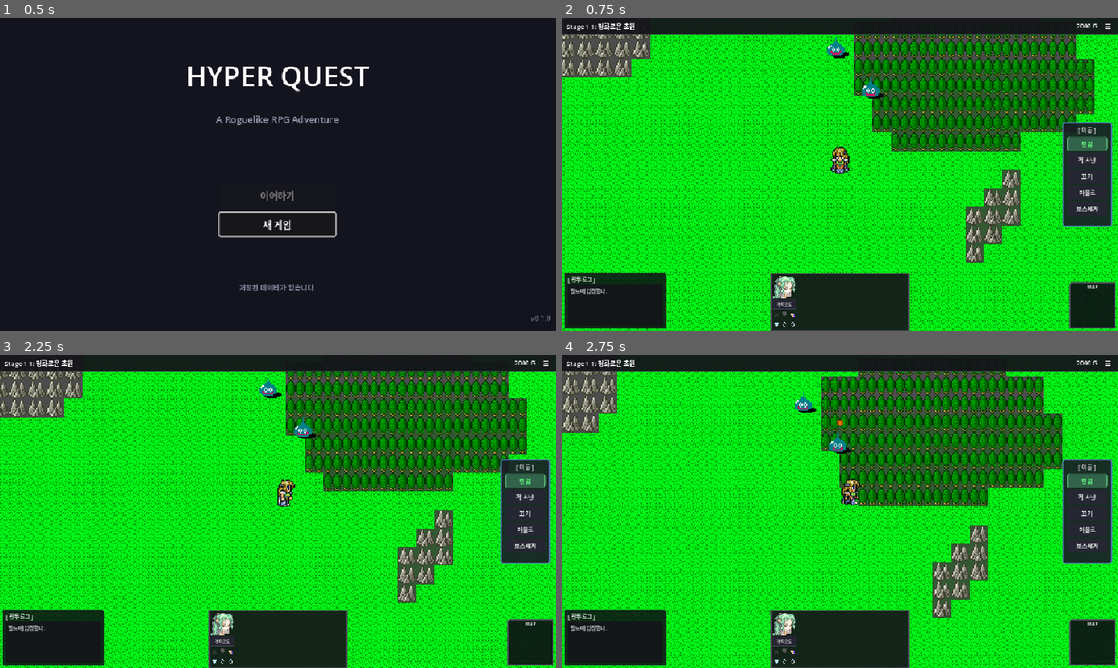
Above: before the commit, frames 1-4 (two rows, left to right).
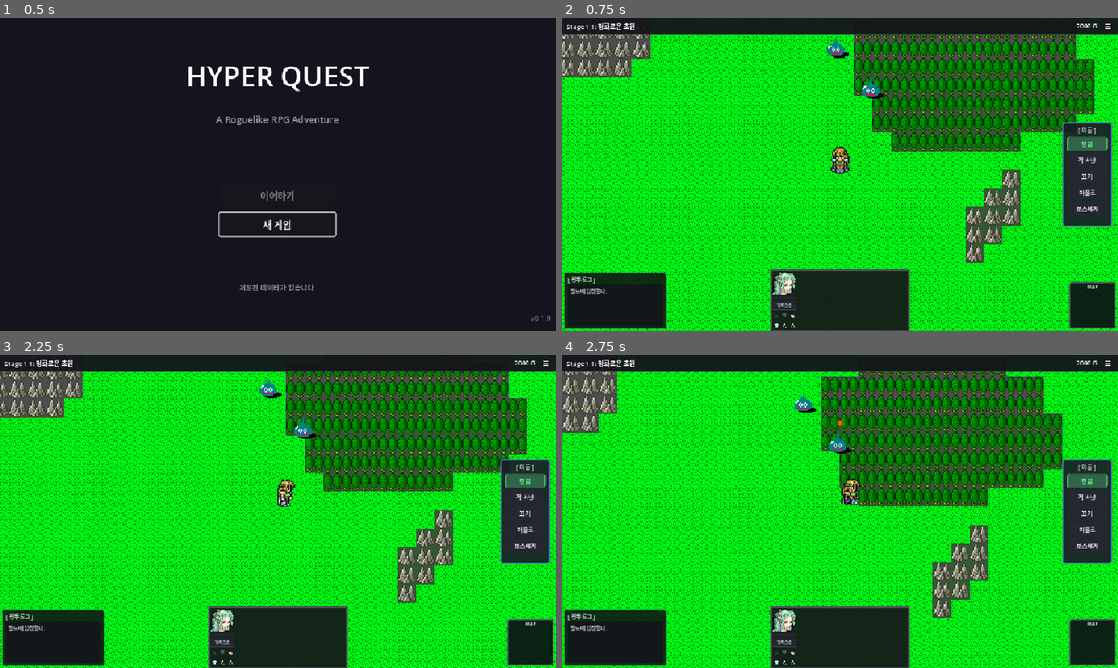
Above: after the commit, the same moments.

Repository: limmmmmmn/Appears-Appears
Game: Godot game, scene res://scenes/main/Main.tscn
Two runs of this game, one before a commit and one after it. Both use one fixed random seed, a clock stepped at 60 frames per second and the inputs below.
Inputs:
- Up to frame 1 (0.5 s): no input
- Up to frame 2 (0.75 s): click "새 게임" at 0.5 s
- Up to frame 3 (2.25 s): click "☰" at 1.25 s; click "게임 계속" at 2 s
- Up to frame 4 (2.75 s): no input

Frame 1 is identical in both runs. In frame 2, 0.8% of the frame differs, in the area x 37-63%, y 80-99%; in frame 3, 0.8%; in frame 4, 0.8%.

Commit message:
feat: ATB 자동 공격 시스템으로 간소화, 파티 패널에 ATB 바 추가
- ATBManager: 선택 UI 제거, ATB 차면 자동으로 적 공격
- BattleEnemy: battle_uid 추가 (전투창 간 적 구분용)
- BottomPartyPanel: 페이스칩 아래 ATB 바 표시 (파란색 -> 금색)

https://claude.ai/code/session_01U1aPvZuUDVGCxTUamMSDP6

Diff:
--- a/scripts/autoload/ATBManager.gd
+++ b/scripts/autoload/ATBManager.gd
@@ -1,13 +1,13 @@
 extends Node
-## ATBManager: 중앙 ATB 관리 시스템
+## ATBManager: 중앙 ATB 관리 시스템 (자동 공격)
 ## - 모든 영웅의 ATB를 중앙에서 관리
 ## - 적 ATB는 각 전투창에서 관리
-## - 영웅 ATB가 차면 스킬/타겟 선택 UI 표시
+## - 영웅 ATB가 차면 자동으로 공격
 
 signal hero_atb_ready(hero: Hero)  # 영웅 ATB 충전 완료
 signal hero_action_completed(hero: Hero)  # 영웅 행동 완료
-signal target_selection_requested(hero: Hero, skill_id: String)  # 타겟 선택 요청
 signal action_executed  # 액션 실행됨
+signal atb_updated  # ATB 업데이트됨 (UI 갱신용)
 
 # ATB 설정
 const ATB_MAX: float = 100.0
@@ -18,13 +18,6 @@
 var hero_atb: Dictionary = {}  # hero_id -> {hero: Hero, atb: float, speed: int}
 var is_paused: bool = false  # 타겟 선택 중 일시정지
 var is_processing_action: bool = false  # 액션 처리 중
-
-# 현재 행동 중인 영웅
-var current_hero: Hero = null
-var current_skill_id: String = ""
-
-# UI 참조
-var action_ui: Control = null
 
 
 func _ready() -> void:
@@ -47,8 +40,6 @@
 	hero_atb.clear()
 	is_paused = false
 	is_processing_action = false
-	current_hero = null
-	current_skill_id = ""
 
 	var heroes := PartyManager.get_alive_heroes()
 	for hero in heroes:
@@ -66,11 +57,6 @@
 	hero_atb.clear()
 	is_paused = false
 	is_processing_action = false
-	current_hero = null
-	current_skill_id = ""
-	if action_ui and is_instance_valid(action_ui):
-		action_ui.queue_free()
-		action_ui = null
 
 
 func get_hero_atb(hero_id: String) -> float:
@@ -80,6 +66,11 @@
 	return 0.0
 
 
+func get_hero_atb_percent(hero_id: String) -> float:
+	## 특정 영웅의 ATB 퍼센트 반환 (0.0 ~ 1.0)
+	return get_hero_atb(hero_id) / ATB_MAX
+
+
 func get_all_hero_atb() -> Dictionary:
 	## 모든 영웅 ATB 반환
 	return hero_atb
@@ -114,184 +105,103 @@
 			highest_atb = data["atb"]
 			ready_hero = hero
 
-	# 준비된 영웅이 있으면 행동 시작
+	# ATB 업데이트 시그널 발송 (UI 갱신용)
+	atb_updated.emit()
+
+	# 준비된 영웅이 있으면 자동 공격
 	if ready_hero != null:
-		_start_hero_action(ready_hero)
-
-
-func _start_hero_action(hero: Hero) -> void:
-	## 영웅 행동 시작 - 스킬 선택 UI 표시
-	is_paused = true
+		_execute_auto_attack(ready_hero)
+
+
+func _execute_auto_attack(hero: Hero) -> void:
+	## 영웅 자동 공격 실행
 	is_processing_action = true
-	current_hero = hero
 
 	# 모든 전투창 일시정지
 	_pause_all_battle_windows(true)
 
-	# 스킬 선택 UI 표시
-	_show_skill_selection_ui(hero)
-
-
-func _show_skill_selection_ui(hero: Hero) -> void:
-	## 스킬 선택 UI 표시
-	if action_ui and is_instance_valid(action_ui):
-		action_ui.queue_free()
-
-	action_ui = _create_skill_selection_ui(hero)
-
-	# CanvasLayer에 추가하여 최상위에 표시
-	var canvas := CanvasLayer.new()
-	canvas.layer = 100
-	canvas.name = "ATBActionUI"
-	get_tree().root.add_child(canvas)
-	canvas.add_child(action_ui)
-
-
-func _create_skill_selection_ui(hero: Hero) -> Control:
-	## 스킬 선택 UI 생성
-	# CenterContainer로 중앙 정렬
-	var center := CenterContainer.new()
-	center.set_anchors_preset(Control.PRESET_FULL_RECT)
-
-	var panel := PanelContainer.new()
-	panel.custom_minimum_size = Vector2(300, 200)
-
-	var style := StyleBoxFlat.new()
-	style.bg_color = Color(0.1, 0.1, 0.15, 0.95)
-	style.border_color = Color(0.4, 0.6, 0.9)
-	style.set_border_width_all(2)
-	style.set_corner_radius_all(8)
-	panel.add_theme_stylebox_override("panel", style)
-
-	var margin := MarginContainer.new()
-	margin.add_theme_constant_override("margin_left", 15)
-	margin.add_theme_constant_override("margin_right", 15)
-	margin.add_theme_constant_override("margin_top", 15)
-	margin.add_theme_constant_override("margin_bottom", 15)
-	panel.add_child(margin)
-
-	var inner_vbox := VBoxContainer.new()
-	inner_vbox.add_theme_constant_override("separation", 10)
-	margin.add_child(inner_vbox)
-
-	# 제목
-	var title := Label.new()
-	title.text = "⚔️ %s의 턴" % hero.hero_name
-	title.add_theme_font_size_override("font_size", 16)
-	title.horizontal_alignment = HORIZONTAL_ALIGNMENT_CENTER
-	inner_vbox.add_child(title)
-
-	# 구분선
-	var sep := HSeparator.new()
-	inner_vbox.add_child(sep)
-
-	# 스킬 버튼들
-	var skills := hero.get_available_skills()
-	for skill_id in skills:
-		var skill_data: Dictionary = DataManager.get_skill(skill_id)
-		if skill_data.is_empty():
-			continue
-
-		var btn := Button.new()
-		var skill_name: String = skill_data.get("name", skill_id)
-		var cooldown: float = CooldownManager.get_remaining_cooldown(hero.id, skill_id)
-
-		if cooldown > 0:
-			btn.text = "%s (%.1f초)" % [skill_name, cooldown]
-			btn.disabled = true
-		else:
-			btn.text = skill_name
-			btn.pressed.connect(_on_skill_selected.bind(skill_id))
-
-		btn.custom_minimum_size.y = 35
-		inner_vbox.add_child(btn)
-
-	center.add_child(panel)
-	return center
-
-
-func _on_skill_selected(skill_id: String) -> void:
-	## 스킬 선택됨
-	current_skill_id = skill_id
+	# 사용 가능한 스킬 선택
+	var skill_id: String = _select_best_skill(hero)
 	var skill_data: Dictionary = DataManager.get_skill(skill_id)
 	var target_type: String = skill_data.get("target", "single_enemy")
-
-	# UI 제거
-	if action_ui and is_instance_valid(action_ui):
-		var canvas = action_ui.get_parent()
-		action_ui.queue_free()
-		if canvas:
-			canvas.queue_free()
-		action_ui = null
 
 	# 타겟 타입에 따른 처리
 	match target_type:
 		"single_ally":
-			_show_ally_selection_ui()
+			_execute_ally_heal(hero, skill_id)
 		"all_allies":
-			_execute_ally_skill_all()
+			_execute_ally_heal_all(hero, skill_id)
 		"all_enemies":
-			_execute_aoe_skill()
+			_execute_aoe_attack(hero, skill_id)
 		_:  # single_enemy
-			_show_enemy_selection_ui()
-
-
-func _show_enemy_selection_ui() -> void:
-	## 적 선택 UI 표시 (모든 전투창의 적 표시)
-	action_ui = _create_enemy_selection_ui()
-
-	var canvas := CanvasLayer.new()
-	canvas.layer = 100
-	canvas.name = "ATBTargetUI"
-	get_tree().root.add_child(canvas)
-	canvas.add_child(action_ui)
-
-
-func _create_enemy_selection_ui() -> Control:
-	## 적 선택 UI 생성
-	# CenterContainer로 중앙 정렬
-	var center := CenterContainer.new()
-	center.set_anchors_preset(Control.PRESET_FULL_RECT)
-
-	var panel := PanelContainer.new()
-	panel.custom_minimum_size = Vector2(350, 300)
-
-	var style := StyleBoxFlat.new()
-	style.bg_color = Color(0.12, 0.08, 0.08, 0.95)
-	style.border_color = Color(0.9, 0.4, 0.4)
-	style.set_border_width_all(2)
-	style.set_corner_radius_all(8)
-	panel.add_theme_stylebox_override("panel", style)
-
-	var scroll := ScrollContainer.new()
-	scroll.custom_minimum_size = Vector2(330, 280)
-	panel.add_child(scroll)
-
-	var margin := MarginContainer.new()
-	margin.add_theme_constant_override("margin_left", 15)
-	margin.add_theme_constant_override("margin_right", 15)
-	margin.add_theme_constant_override("margin_top", 15)
-	margin.add_theme_constant_override("margin_bottom", 15)
-	margin.size_flags_horizontal = Control.SIZE_EXPAND_FILL
-	scroll.add_child(margin)
-
-	var vbox := VBoxContainer.new()
-	vbox.add_theme_constant_override("separation", 8)
-	vbox.size_flags_horizontal = Control.SIZE_EXPAND_FILL
-	margin.add_child(vbox)
-
-	# 제목
-	var title := Label.new()
-	title.text = "🎯 공격 대상 선택"
-	title.add_theme_font_size_override("font_size", 14)
-	title.horizontal_alignment = HORIZONTAL_ALIGNMENT_CENTER
-	vbox.add_child(title)
-
-	var sep := HSeparator.new()
-	vbox.add_child(sep)
-
-	# 모든 전투창의 적 목록
-	var enemies_found := false
+			await _execute_single_attack(hero, skill_id)
+
+	# 쿨타임 시작
+	CooldownManager.start_cooldown(hero.id, skill_id)
+
+	# ATB 리셋
+	if hero_atb.has(hero.id):
+		hero_atb[hero.id]["atb"] = 0.0
+
+	_finish_action()
+
+
+func _select_best_skill(hero: Hero) -> String:
+	## 사용 가능한 최적 스킬 선택 (쿨타임 체크)
+	var skills := hero.get_available_skills()
+
+	# 힐러 클래스면 아군 체력 체크
+	if hero.class_id in ["cleric"]:
+		var low_hp_ally := _find_low_hp_ally()
+		if low_hp_ally != null:
+			# 힐 스킬 찾기
+			for skill_id in skills:
+				var cooldown: float = CooldownManager.get_remaining_cooldown(hero.id, skill_id)
+				if cooldown > 0:
+					continue
+
+				var skill_data: Dictionary = DataManager.get_skill(skill_id)
+				if skill_data.get("type", "") == "heal":
+					return skill_id
+
+	# 일반 스킬 선택 (쿨타임이 없는 것 중 우선순위)
+	for skill_id in skills:
+		var cooldown: float = CooldownManager.get_remaining_cooldown(hero.id, skill_id)
+		if cooldown <= 0:
+			return skill_id
+
+	# 모두 쿨타임이면 기본 공격
+	return "basic_attack"
+
+
+func _find_low_hp_ally() -> Hero:
+	## HP가 50% 이하인 아군 찾기
+	var heroes := PartyManager.get_alive_heroes()
+	for hero in heroes:
+		var hp_percent: float = float(hero.current_hp) / float(hero.get_max_hp())
+		if hp_percent < 0.5:
+			return hero
+	return null
+
+
+func _execute_single_attack(hero: Hero, skill_id: String) -> void:
+	## 단일 대상 공격 실행
+	# 랜덤 타겟 선택
+	var target_data: Dictionary = _find_random_enemy()
+	if target_data.is_empty():
+		return
+
+	var window: BattleWindow = target_data["window"]
+	var enemy: BattleEnemy = target_data["enemy"]
+
+	# 해당 전투창에서 공격 실행
+	await window.execute_hero_attack(hero, skill_id, enemy)
+
+
+func _find_random_enemy() -> Dictionary:
+	## 모든 전투창에서 랜덤 적 찾기
+	var all_enemies: Array = []
+
 	for battle_id in BattleManager.active_battles:
 		var battle_data: Dictionary = BattleManager.active_battles[battle_id]
 		var window: BattleWindow = battle_data.get("window")
@@ -299,230 +209,71 @@
 			continue
 
 		var enemies: Array = window.get_alive_enemies()
-		if enemies.is_empty():
-			continue
-
-		enemies_found = true
-
-		# 전투창 라벨
-		var window_label := Label.new()
-		window_label.text = "━ 전투창 %d ━" % (battle_id + 1)
-		window_label.add_theme_font_size_override("font_size", 11)
-		window_label.add_theme_color_override("font_color", Color(0.7, 0.7, 0.7))
-		window_label.horizontal_alignment = HORIZONTAL_ALIGNMENT_CENTER
-		vbox.add_child(window_label)
-
-		# 적 버튼들 - battle_id와 enemy의 battle_uid를 저장 (window 참조 대신)
 		for enemy in enemies:
-			var btn := Button.new()
-			var hp_percent: int = int((float(enemy.current_hp) / enemy.max_hp) * 100)
-			btn.text = "%s (HP: %d%%)" % [enemy.enemy_name, hp_percent]
-			btn.custom_minimum_size.y = 32
-			btn.pressed.connect(_on_enemy_selected.bind(battle_id, enemy.battle_uid))
-			vbox.add_child(btn)
-
-	if not enemies_found:
-		var no_enemy := Label.new()
-		no_enemy.text = "공격할 적이 없습니다"
-		no_enemy.horizontal_alignment = HORIZONTAL_ALIGNMENT_CENTER
-		vbox.add_child(no_enemy)
-
-	# 취소 버튼
-	var cancel_sep := HSeparator.new()
-	vbox.add_child(cancel_sep)
-
-	var cancel_btn := Button.new()
-	cancel_btn.text = "취소"
-	cancel_btn.custom_minimum_size.y = 30
-	cancel_btn.pressed.connect(_on_target_selection_cancelled)
-	vbox.add_child(cancel_btn)
-
-	center.add_child(panel)
-	return center
-
-
-func _on_enemy_selected(battle_id: int, enemy_uid: int) -> void:
-	## 적 선택됨 - 공격 실행
-	_cleanup_ui()
-
-	# battle_id로 window 가져오기
-	if not BattleManager.active_battles.has(battle_id):
-		_finish_action()
+			all_enemies.append({"window": window, "enemy": enemy})
+
+	if all_enemies.is_empty():
+		return {}
+
+	return all_enemies[randi() % all_enemies.size()]
+
+
+func _execute_ally_heal(hero: Hero, skill_id: String) -> void:
+	## 아군 힐 (가장 체력 낮은 대상)
+	var target: Hero = _find_lowest_hp_ally()
+	if target == null:
 		return
 
-	var battle_data: Dictionary = BattleManager.active_battles[battle_id]
-	var window: BattleWindow = battle_data.get("window")
-	if window == null or not is_instance_valid(window):
-		_finish_action()
-		return
-
-	# enemy_uid로 적 찾기
-	var target_enemy: BattleEnemy = null
-	for enemy in window.get_alive_enemies():
-		if enemy.battle_uid == enemy_uid:
-			target_enemy = enemy
-			break
-
-	if target_enemy == null:
-		_finish_action()
-		return
-
-	# 해당 전투창에서 공격 실행
-	await window.execute_hero_attack(current_hero, current_skill_id, target_enemy)
-
-	# 쿨타임 시작
-	CooldownManager.start_cooldown(current_hero.id, current_skill_id)
-
-	# ATB 리셋
-	if hero_atb.has(current_hero.id):
-		hero_atb[current_hero.id]["atb"] = 0.0
-
-	_finish_action()
-
-
-func _on_target_selection_cancelled() -> void:
-	## 타겟 선택 취소 - 스킬 선택으로 돌아가기
-	_cleanup_ui()
-	_show_skill_selection_ui(current_hero)
-
-
-func _show_ally_selection_ui() -> void:
-	## 아군 선택 UI 표시
-	action_ui = _create_ally_selection_ui()
-
-	var canvas := CanvasLayer.new()
-	canvas.layer = 100
-	canvas.name = "ATBAllyUI"
-	get_tree().root.add_child(canvas)
-	canvas.add_child(action_ui)
-
-
-func _create_ally_selection_ui() -> Control:
-	## 아군 선택 UI 생성
-	# CenterContainer로 중앙 정렬
-	var center := CenterContainer.new()
-	center.set_anchors_preset(Control.PRESET_FULL_RECT)
-
-	var panel := PanelContainer.new()
-	panel.custom_minimum_size = Vector2(300, 250)
-
-	var style := StyleBoxFlat.new()
-	style.bg_color = Color(0.08, 0.12, 0.08, 0.95)
-	style.border_color = Color(0.4, 0.9, 0.4)
-	style.set_border_width_all(2)
-	style.set_corner_radius_all(8)
-	panel.add_theme_stylebox_override("panel", style)
-
-	var margin := MarginContainer.new()
-	margin.add_theme_constant_override("margin_left", 15)
-	margin.add_theme_constant_override("margin_right", 15)
-	margin.add_theme_constant_override("margin_top", 15)
-	margin.add_theme_constant_override("margin_bottom", 15)
-	panel.add_child(margin)
-
-	var vbox := VBoxContainer.new()
-	vbox.add_theme_constant_override("separation", 8)
-	margin.add_child(vbox)
-
-	var title := Label.new()
-	title.text = "💚 대상 선택"
-	title.add_theme_font_size_override("font_size", 14)
-	title.horizontal_alignment = HORIZONTAL_ALIGNMENT_CENTER
-	vbox.add_child(title)
-
-	var sep := HSeparator.new()
-	vbox.add_child(sep)
-
-	# 아군 버튼들 - hero.id 저장
-	var heroes := PartyManager.get_alive_heroes()
-	for hero in heroes:
-		var btn := Button.new()
-		var hp_percent: int = int((float(hero.current_hp) / hero.get_max_hp()) * 100)
-		btn.text = "%s (HP: %d%%)" % [hero.hero_name, hp_percent]
-		btn.custom_minimum_size.y = 32
-		btn.pressed.connect(_on_ally_selected.bind(hero.id))
-		vbox.add_child(btn)
-
-	# 취소 버튼
-	var cancel_sep := HSeparator.new()
-	vbox.add_child(cancel_sep)
-
-	var cancel_btn := Button.new()
-	cancel_btn.text = "취소"
-	cancel_btn.custom_minimum_size.y = 30
-	cancel_btn.pressed.connect(_on_target_selection_cancelled)
-	vbox.add_child(cancel_btn)
-
-	center.add_child(panel)
-	return center
-
-
-func _on_ally_selected(hero_id: String) -> void:
-	## 아군 선택됨 - 스킬 실행
-	_cleanup_ui()
-
-	# hero_id로 영웅 찾기
-	var target_hero: Hero = PartyManager.get_hero_by_id(hero_id)
-	if target_hero == null:
-		_finish_action()
-		return
-
-	var skill_data: Dictionary = DataManager.get_skill(current_skill_id)
-	_execute_ally_skill(current_hero, target_hero, skill_data)
-
-	# 쿨타임 시작
-	CooldownManager.start_cooldown(current_hero.id, current_skill_id)
-
-	# ATB 리셋
-	if hero_atb.has(current_hero.id):
-		hero_atb[current_hero.id]["atb"] = 0.0
-
-	_finish_action()
-
-
-func _execute_ally_skill(caster: Hero, target: Hero, skill_data: Dictionary) -> void:
-	## 아군 대상 스킬 실행
-	var skill_type: String = skill_data.get("type", "heal")
+	var skill_data: Dictionary = DataManager.get_skill(skill_id)
 	var base_value: int = int(skill_data.get("base_damage", 20))
 	var scaling: float = skill_data.get("scaling", 1.0)
-
-	if skill_type == "heal":
-		var int_stat: int = caster.get_int()
-		var heal_amount: int = int(base_value + int_stat * scaling)
+	var int_stat: int = hero.get_int()
+	var heal_amount: int = int(base_value + int_stat * scaling)
+
+	target.heal(heal_amount)
+
+	BattleManager.battle_log_received.emit(
+		"%s -> %s +%d HP" % [hero.hero_name, target.hero_name, heal_amount],
+		Color.LIGHT_GREEN
+	)
+
+
+func _execute_ally_heal_all(hero: Hero, skill_id: String) -> void:
+	## 전체 아군 힐
+	var skill_data: Dictionary = DataManager.get_skill(skill_id)
+	var base_value: int = int(skill_data.get("base_damage", 20))
+	var scaling: float = skill_data.get("scaling", 1.0)
+	var int_stat: int = hero.get_int()
+	var heal_amount: int = int(base_value + int_stat * scaling)
+
+	var heroes := PartyManager.get_alive_heroes()
+	for target in heroes:
 		target.heal(heal_amount)
 
-		# 로그 전송
-		BattleManager.battle_log_received.emit(
-			"💚 %s → %s 회복! (+%d HP)" % [caster.hero_name, target.hero_name, heal_amount],
-			Color.LIGHT_GREEN
-		)
-
-
-func _execute_ally_skill_all() -> void:
-	## 전체 아군 스킬 실행
-	_cleanup_ui()
-
-	var skill_data: Dictionary = DataManager.get_skill(current_skill_id)
+	BattleManager.battle_log_received.emit(
+		"%s -> 전체 +%d HP" % [hero.hero_name, heal_amount],
+		Color.LIGHT_GREEN
+	)
+
+
+func _find_lowest_hp_ally() -> Hero:
+	## 가장 체력 낮은 아군 찾기
 	var heroes := PartyManager.get_alive_heroes()
+	var lowest_hero: Hero = null
+	var lowest_percent: float = 1.0
 
 	for hero in heroes:
-		_execute_ally_skill(current_hero, hero, skill_data)
-
-	# 쿨타임 시작
-	CooldownManager.start_cooldown(current_hero.id, current_skill_id)
-
-	# ATB 리셋
-	if hero_atb.has(current_hero.id):
-		hero_atb[current_hero.id]["atb"] = 0.0
-
-	_finish_action()
-
-
-func _execute_aoe_skill() -> void:
+		var hp_percent: float = float(hero.current_hp) / float(hero.get_max_hp())
+		if hp_percent < lowest_percent:
+			lowest_percent = hp_percent
+			lowest_hero = hero
+
+	return lowest_hero
+
+
+func _execute_aoe_attack(hero: Hero, skill_id: String) -> void:
 	## 전체 공격 스킬 실행 (모든 전투창의 적에게)
-	_cleanup_ui()
-
-	var skill_data: Dictionary = DataManager.get_skill(current_skill_id)
+	var skill_data: Dictionary = DataManager.get_skill(skill_id)
 	var total_damage: int = 0
 	var enemies_hit: int = 0
 
@@ -535,7 +286,7 @@
 
 		var enemies: Array = window.get_alive_enemies()
 		for enemy in enemies:
-			var damage: int = _calculate_damage(current_hero, enemy, skill_data)
+			var damage: int = _calculate_damage(hero, enemy, skill_data)
 			enemy.take_damage(damage)
 			total_damage += damage
 			enemies_hit += 1
@@ -547,23 +298,14 @@
 	# 로그 전송
 	if enemies_hit > 0:
 		BattleManager.battle_log_received.emit(
-			"🔥 %s의 %s! %d명에게 총 %d 피해" % [
-				current_hero.hero_name,
+			"%s %s! %d x %d" % [
+				hero.hero_name,
 				skill_data.get("name", "공격"),
 				enemies_hit,
-				total_damage
+				total_damage / maxi(1, enemies_hit)
 			],
 			Color.ORANGE
 		)
-
-	# 쿨타임 시작
-	CooldownManager.start_cooldown(current_hero.id, current_skill_id)
-
-	# ATB 리셋
-	if hero_atb.has(current_hero.id):
-		hero_atb[current_hero.id]["atb"] = 0.0
-
-	_finish_action()
 
 
 func _calculate_damage(attacker: Hero, target: BattleEnemy, skill_data: Dictionary) -> int:
@@ -573,10 +315,11 @@
 	var scaling: float = skill_data.get("scaling", 1.0)
 
 	var atk_stat: int = 0
-	var def_stat: int = target.get_def()
+	var def_stat: int = target.get_p_def()
 
 	if damage_type == "magic":
 		atk_stat = attacker.get_int()
+		def_stat = target.get_m_def()
 	else:
 		atk_stat = attacker.get_str()
 
@@ -591,20 +334,8 @@
 	return final_damage
 
 
-func _cleanup_ui() -> void:
-	## UI 정리
-	if action_ui and is_instance_valid(action_ui):
-		var canvas = action_ui.get_parent()
-		action_ui.queue_free()
-		if canvas and is_instance_valid(canvas):
-			canvas.queue_free()
-		action_ui = null
-
-
 func _finish_action() -> void:
 	## 행동 완료 처리
-	current_hero = null
-	current_skill_id = ""
 	is_processing_action = false
 	is_paused = false
 
--- a/scripts/battle/BattleEnemy.gd
+++ b/scripts/battle/BattleEnemy.gd
@@ -10,6 +10,10 @@
 var enemy_id: String = ""
 var enemy_name: String = ""
 var enemy_type: String = "normal"  # normal, elite, boss
+
+# 고유 식별자 (전투창 간 구분용)
+static var _uid_counter: int = 0
+var battle_uid: int = -1
 
 # 스탯
 var max_hp: int = 1
@@ -40,6 +44,10 @@
 func setup(p_enemy_id: String, p_is_elite: bool = false, p_danger_level: int = 0) -> void:
 	enemy_id = p_enemy_id
 	is_elite_version = p_is_elite
+
+	# 고유 ID 할당
+	_uid_counter += 1
+	battle_uid = _uid_counter
 
 	var data: Dictionary = DataManager.get_enemy(enemy_id)
 	if data.is_empty():
--- a/scripts/ui/field/BottomPartyPanel.gd
+++ b/scripts/ui/field/BottomPartyPanel.gd
@@ -42,6 +42,7 @@
 	var damage_overlay: ColorRect
 	var hp_label: Label
 	var attack_icon: Label
+	var atb_bar: ProgressBar  # ATB 바
 	var tactic_btn: Button
 	var equip_grid: GridContainer
 	var equip_labels: Dictionary = {}  # slot_name -> Label
@@ -131,6 +132,33 @@
 	slot.attack_icon.visible = false
 	slot.attack_icon.mouse_filter = Control.MOUSE_FILTER_IGNORE
 	slot.face_container.add_child(slot.attack_icon)
+
+	# ATB 바 (페이스 아래)
+	slot.atb_bar = ProgressBar.new()
+	slot.atb_bar.custom_minimum_size = Vector2(FACE_SIZE, 6)
+	slot.atb_bar.max_value = 100.0
+	slot.atb_bar.value = 0.0
+	slot.atb_bar.show_percentage = false
+	slot.atb_bar.mouse_filter = Control.MOUSE_FILTER_IGNORE
+
+	# ATB 바 스타일
+	var atb_bg := StyleBoxFlat.new()
+	atb_bg.bg_color = Color(0.15, 0.15, 0.2)
+	atb_bg.corner_radius_top_left = 2
+	atb_bg.corner_radius_top_right = 2
+	atb_bg.corner_radius_bottom_left = 2
+	atb_bg.corner_radius_bottom_right = 2
+	slot.atb_bar.add_theme_stylebox_override("background", atb_bg)
+
+	var atb_fill := StyleBoxFlat.new()
+	atb_fill.bg_color = Color(0.3, 0.7, 1.0)
+	atb_fill.corner_radius_top_left = 2
+	atb_fill.corner_radius_top_right = 2
+	atb_fill.corner_radius_bottom_left = 2
+	atb_fill.corner_radius_bottom_right = 2
+	slot.atb_bar.add_theme_stylebox_override("fill", atb_fill)
+
+	slot.container.add_child(slot.atb_bar)
 
 	# 작전 버튼 (페이스 폭과 동일)
 	slot.tactic_btn = Button.new()
@@ -204,6 +232,11 @@
 			if not BattleManager.hero_attacked.is_connected(_on_hero_attacked):
 				BattleManager.hero_attacked.connect(_on_hero_attacked)
 
+	# ATB 업데이트 연결
+	if ATBManager and ATBManager.has_signal("atb_updated"):
+		if not ATBManager.atb_updated.is_connected(_on_atb_updated):
+			ATBManager.atb_updated.connect(_on_atb_updated)
+
 
 func update_display() -> void:
 	var party: Array = PartyManager.get_party() if PartyManager else []
@@ -419,4 +452,32 @@
 	tween.tween_property(slot.face, "modulate", Color.WHITE, 0.1)
 	tween.tween_property(slot.face, "modulate", Color(1.0, 0.5, 0.5), 0.05)
 	tween.tween_property(slot.face, "modulate", Color.WHITE, 0.1)
+
+
+func _on_atb_updated() -> void:
+	## ATB 업데이트 시 바 갱신
+	for slot in slots:
+		if slot.hero_id.is_empty() or slot.atb_bar == null:
+			continue
+
+		var atb_percent: float = ATBManager.get_hero_atb_percent(slot.hero_id)
+		slot.atb_bar.value = atb_percent * 100.0
+
+		# ATB 100% 도달 시 색상 변경 (준비 완료)
+		if atb_percent >= 1.0:
+			var ready_fill := StyleBoxFlat.new()
+			ready_fill.bg_color = Color(1.0, 0.8, 0.2)  # 금색
+			ready_fill.corner_radius_top_left = 2
+			ready_fill.corner_radius_top_right = 2
+			ready_fill.corner_radius_bottom_left = 2
+			ready_fill.corner_radius_bottom_right = 2
+			slot.atb_bar.add_theme_stylebox_override("fill", ready_fill)
+		else:
+			var normal_fill := StyleBoxFlat.new()
+			normal_fill.bg_color = Color(0.3, 0.7, 1.0)  # 파란색
+			normal_fill.corner_radius_top_left = 2
+			normal_fill.corner_radius_top_right = 2
+			normal_fill.corner_radius_bottom_left = 2
+			normal_fill.corner_radius_bottom_right = 2
+			slot.atb_bar.add_theme_stylebox_override("fill", normal_fill)
 #endregion
